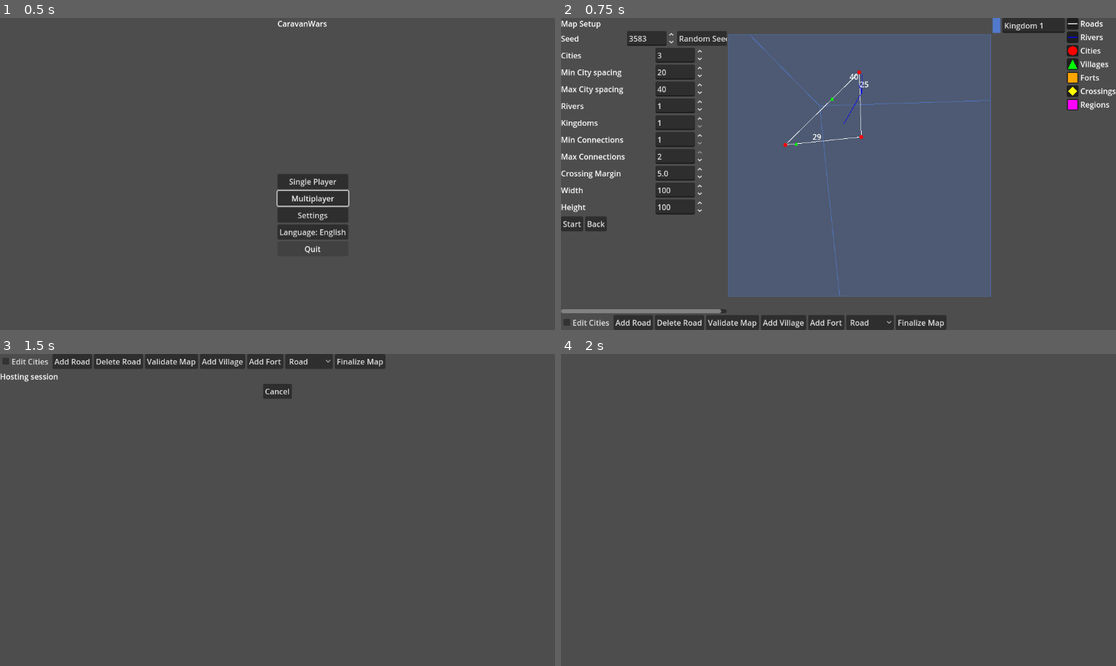
Above: before the commit, frames 1-4 (two rows, left to right).
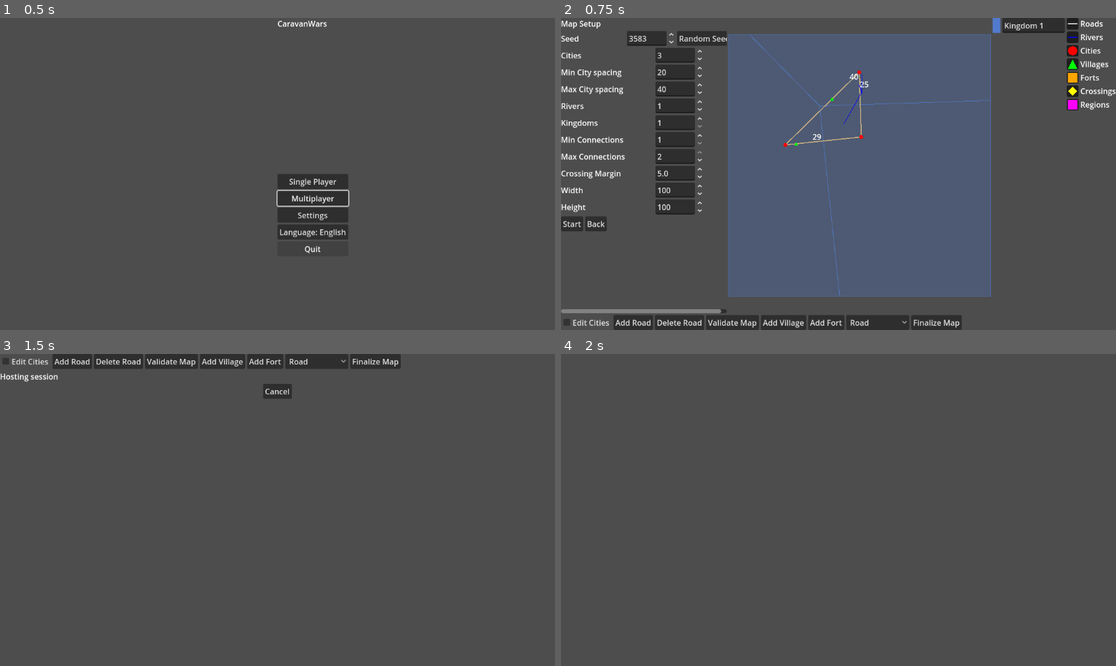
Above: after the commit, the same moments.

Repository: sepa79/CaravanWars
Game: Godot game, scene res://scenes/Main.tscn
Two runs of this game, one before a commit and one after it. Both use one fixed random seed, a clock stepped at 60 frames per second and the inputs below.
Inputs:
- Up to frame 1 (0.5 s): no input
- Up to frame 2 (0.75 s): click "Single Player" at 0.5 s
- Up to frame 3 (1.5 s): click "Start" at 1.25 s
- Up to frame 4 (2 s): no input

Frame 1 is identical in both runs. In frame 2, 0.4% of the frame differs, in the area x 40-73%, y 17-100%; in frame 3, 0.2%; in frame 4, nothing differs.

Commit message:
feat: add border forts and road class visuals

Diff:
--- a/game/i18n/en.cfg
+++ b/game/i18n/en.cfg
@@ -59,9 +59,9 @@
 setup.add_village="Add Village"
 setup.add_fort="Add Fort"
 setup.finalize_map="Finalize Map"
-setup.road_class_trail="Trail"
+setup.road_class_path="Path"
 setup.road_class_road="Road"
-setup.road_class_highway="Highway"
+setup.road_class_roman="Roman Road"
 setup.legend_roads="Roads"
 setup.legend_rivers="Rivers"
 setup.legend_cities="Cities"
--- a/game/i18n/pl.cfg
+++ b/game/i18n/pl.cfg
@@ -59,9 +59,9 @@
 setup.add_village="Dodaj wioskę"
 setup.add_fort="Dodaj fort"
 setup.finalize_map="Finalizuj mapę"
-setup.road_class_trail="Szlak"
+setup.road_class_path="Ścieżka"
 setup.road_class_road="Droga"
-setup.road_class_highway="Gościniec"
+setup.road_class_roman="Droga rzymska"
 setup.legend_roads="Drogi"
 setup.legend_rivers="Rzeki"
 setup.legend_cities="Miasta"
--- a/game/map/MapGenerator.gd
+++ b/game/map/MapGenerator.gd
@@ -84,6 +84,7 @@
         25.0,
         "road"
     )
+    road_stage.insert_border_forts(roads, regions)
     map_data["roads"] = roads
 
     var river_stage = RiverGeneratorModule.new(rng)
--- a/game/map/RoadNetwork.gd
+++ b/game/map/RoadNetwork.gd
@@ -255,6 +255,62 @@
     roads["next_edge_id"] = res["next_edge_id"]
     _prune_crossing_duplicates(nodes, edges, crossing_margin)
 
+## Adds a fort near each road segment that crosses between different kingdoms.
+func insert_border_forts(roads: Dictionary, regions: Dictionary, offset: float = 2.0) -> void:
+    var nodes: Dictionary = roads.get("nodes", {})
+    var edges: Dictionary = roads.get("edges", {})
+    var next_node_id: int = roads.get("next_node_id", 1)
+    var next_edge_id: int = roads.get("next_edge_id", 1)
+    var keys: Array = edges.keys()
+    for eid in keys:
+        var edge: Edge = edges[eid]
+        var a_id: int = edge.endpoints[0]
+        var b_id: int = edge.endpoints[1]
+        var a_region: Region = _region_for_point(nodes[a_id].pos2d, regions)
+        var b_region: Region = _region_for_point(nodes[b_id].pos2d, regions)
+        if a_region == null or b_region == null:
+            continue
+        if a_region.kingdom_id == b_region.kingdom_id:
+            continue
+        var cross: Vector2 = _border_intersection(nodes[a_id].pos2d, nodes[b_id].pos2d, a_region)
+        var dir: Vector2 = (nodes[b_id].pos2d - nodes[a_id].pos2d).normalized()
+        var perp: Vector2 = Vector2(-dir.y, dir.x)
+        var junction_id: int = next_node_id
+        next_node_id += 1
+        nodes[junction_id] = MapNodeModule.new(junction_id, MapNodeModule.TYPE_CROSSING, cross, {})
+        var fort_pos: Vector2 = cross + perp * offset
+        var fort_id: int = next_node_id
+        next_node_id += 1
+        nodes[fort_id] = MapNodeModule.new(fort_id, MapNodeModule.TYPE_FORT, fort_pos, {})
+        edges.erase(eid)
+        edges[next_edge_id] = EdgeModule.new(next_edge_id, edge.type, [nodes[a_id].pos2d, cross], [a_id, junction_id], edge.road_class, edge.attrs)
+        next_edge_id += 1
+        edges[next_edge_id] = EdgeModule.new(next_edge_id, edge.type, [cross, nodes[b_id].pos2d], [junction_id, b_id], edge.road_class, edge.attrs)
+        next_edge_id += 1
+        edges[next_edge_id] = EdgeModule.new(next_edge_id, edge.type, [cross, fort_pos], [junction_id, fort_id], edge.road_class, edge.attrs)
+        next_edge_id += 1
+    roads["next_node_id"] = next_node_id
+    roads["next_edge_id"] = next_edge_id
+
+func _region_for_point(p: Vector2, regions: Dictionary) -> Region:
+    for region in regions.values():
+        var pts := PackedVector2Array()
+        for v in region.boundary_nodes:
+            pts.append(v)
+        if Geometry2D.is_point_in_polygon(p, pts):
+            return region
+    return null
+
+func _border_intersection(a: Vector2, b: Vector2, region: Region) -> Vector2:
+    var pts: Array[Vector2] = region.boundary_nodes
+    for i in range(pts.size()):
+        var p1: Vector2 = pts[i]
+        var p2: Vector2 = pts[(i + 1) % pts.size()]
+        var inter: Variant = Geometry2D.segment_intersects_segment(a, b, p1, p2)
+        if inter != null:
+            return inter
+    return (a + b) * 0.5
+
 ## Sanitizes a road network dictionary by pruning invalid edges and nodes.
 func cleanup(roads: Dictionary, crossing_margin: float = 5.0) -> void:
     var nodes: Dictionary = roads.get("nodes", {})
--- a/game/project.godot
+++ b/game/project.godot
@@ -11,7 +11,7 @@
 [application]
 
 config/name="CaravanWars"
-config/version="0.1.34"
+config/version="0.1.35"
 run/main_scene="res://scenes/Main.tscn"
 config/features=PackedStringArray("4.4")
 
--- a/game/ui/MapSetupScreen.gd
+++ b/game/ui/MapSetupScreen.gd
@@ -104,9 +104,9 @@
     layers.add_child(add_fort_button)
     add_fort_button.toggled.connect(_on_add_fort_toggled)
     road_class_selector = OptionButton.new()
-    road_class_selector.add_item(I18N.t("setup.road_class_trail"))
+    road_class_selector.add_item(I18N.t("setup.road_class_path"))
     road_class_selector.add_item(I18N.t("setup.road_class_road"))
-    road_class_selector.add_item(I18N.t("setup.road_class_highway"))
+    road_class_selector.add_item(I18N.t("setup.road_class_roman"))
     road_class_selector.select(1)
     layers.add_child(road_class_selector)
     road_class_selector.item_selected.connect(_on_road_class_selected)
@@ -185,9 +185,9 @@
     add_village_button.text = I18N.t("setup.add_village")
     add_fort_button.text = I18N.t("setup.add_fort")
     finalize_button.text = I18N.t("setup.finalize_map")
-    road_class_selector.set_item_text(0, I18N.t("setup.road_class_trail"))
+    road_class_selector.set_item_text(0, I18N.t("setup.road_class_path"))
     road_class_selector.set_item_text(1, I18N.t("setup.road_class_road"))
-    road_class_selector.set_item_text(2, I18N.t("setup.road_class_highway"))
+    road_class_selector.set_item_text(2, I18N.t("setup.road_class_roman"))
     start_button.text = I18N.t("setup.start")
     back_button.text = I18N.t("menu.back")
     for key in legend_labels.keys():
@@ -328,11 +328,11 @@
         map_view.set_road_mode("")
 
 func _on_road_class_selected(index: int) -> void:
-    var cls: String = "trail"
+    var cls: String = "path"
     if index == 1:
         cls = "road"
     elif index == 2:
-        cls = "highway"
+        cls = "roman"
     map_view.set_road_class(cls)
 
 func _on_finalize_map_pressed() -> void:
--- a/game/ui/MapView.gd
+++ b/game/ui/MapView.gd
@@ -189,17 +189,23 @@
         var edges: Dictionary = roads.get("edges", {})
         var nodes: Dictionary = roads.get("nodes", {})
         var class_colors: Dictionary = {
-            "trail": Color.GRAY,
-            "road": Color.WHITE,
-            "highway": Color.YELLOW,
+            "path": Color(0.6, 0.6, 0.6),
+            "road": Color(0.8, 0.7, 0.5),
+            "roman": Color(1.0, 0.9, 0.3),
+        }
+        var class_widths: Dictionary = {
+            "path": 1.0,
+            "road": 2.0,
+            "roman": 3.0,
         }
         for edge in edges.values():
             var pts: PackedVector2Array = edge.polyline
             var col: Color = class_colors.get(edge.road_class, Color.WHITE)
+            var w: float = class_widths.get(edge.road_class, 1.0)
             for i in range(pts.size() - 1):
                 var a: Vector2 = pts[i]
                 var b: Vector2 = pts[i + 1]
-                draw_line(a * draw_scale + offset, b * draw_scale + offset, col, 1.0)
+                draw_line(a * draw_scale + offset, b * draw_scale + offset, col, w)
 
         if road_mode == "add":
             if hovered_node != -1 and nodes.has(hovered_node):
Not shown, changed: CHANGELOG.md
Not shown, changed: VERSION
Not shown, changed: docs/i18n/Strings_Catalog_P3_MapSetup.md
